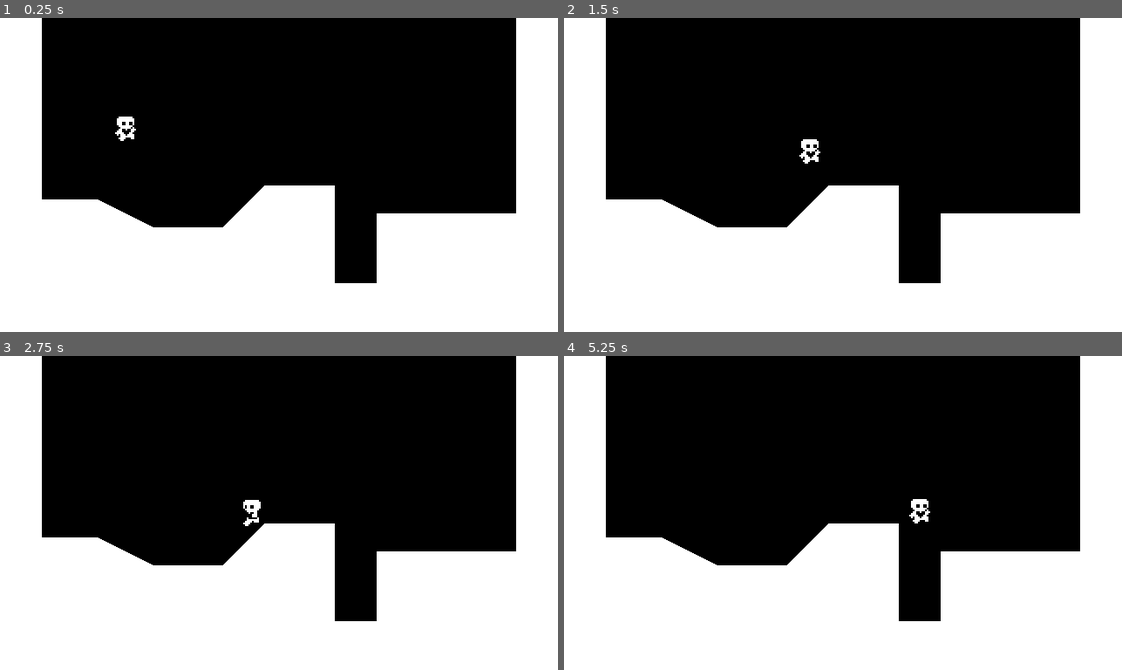
Above: before the commit, frames 1-4 (two rows, left to right).
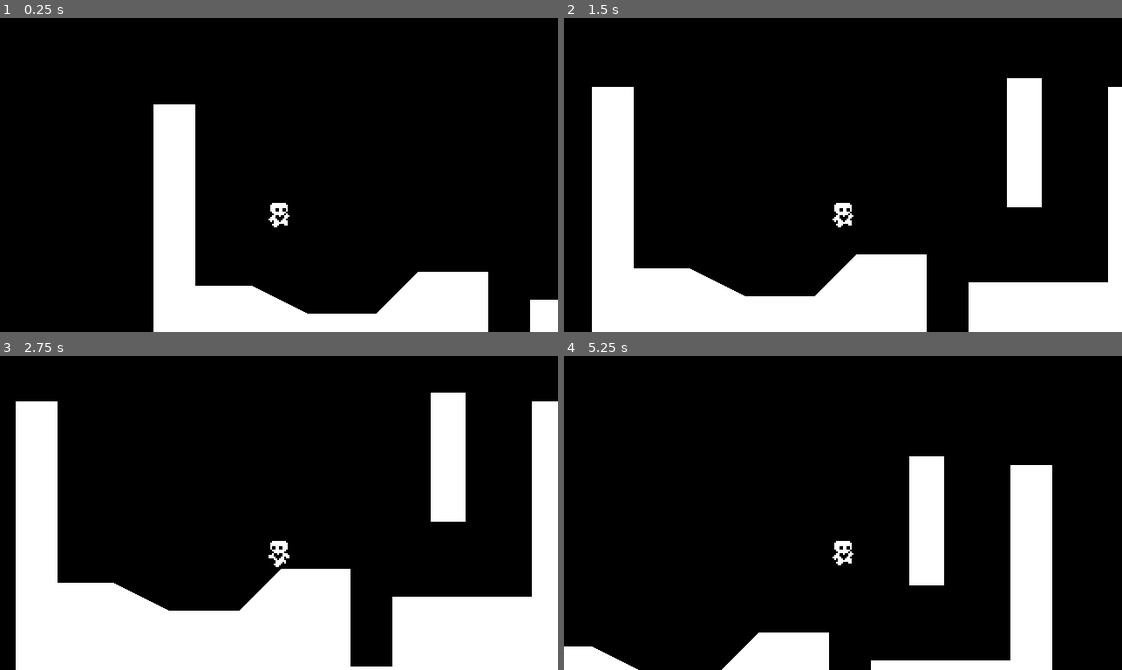
Above: after the commit, the same moments.

Repository: rprav-n/Heart-Platformer-2D-Game
Game: Godot game, scene res://scenes/world/world.tscn
Two runs of this game, one before a commit and one after it. Both use one fixed random seed, a clock stepped at 60 frames per second and the inputs below.
Inputs:
- Up to frame 1 (0.25 s): no input
- Up to frame 2 (1.5 s): hold D (move_right) from 0.53 s (still down); tap Space (jump) at 0.6, 0.77, 1.07, 1.35 s
- Up to frame 3 (2.75 s): tap Space (jump) at 1.52, 1.82, 2.1 s; release D (move_right) at 2.03 s; hold A (move_left) from 2.03 s (still down)
- Up to frame 4 (5.25 s): release A (move_left) at 2.78 s; hold D (move_right) 2.78-4.28 s; tap Space (jump) at 2.85, 3.02, 3.32, 3.6, 3.77, 4.07, 4.35, 4.52, 4.82, 5.1 s; hold A (move_left) 4.28-5.03 s; hold D (move_right) from 5.03 s (still down)

The runs differ from the first frame. In frame 1, 40% of the frame differs, in the area x 0-100%, y 0-100%; in frame 2, 32%; in frame 3, 23%; in frame 4, 45%.

Commit message:
Added double and wall jump

Diff:
--- a/resources/default_movement_data.tres
+++ b/resources/default_movement_data.tres
@@ -6,5 +6,7 @@
 script = ExtResource("1_014ke")
 speed = 80
 jump_speed = -300
-acceleration = 800
+acceleration = 1000
 friction = 1000
+air_resistance = 200
+air_acceleration = 400
--- a/resources/player_movement_data.gd
+++ b/resources/player_movement_data.gd
@@ -7,5 +7,5 @@
 @export var acceleration: int = 800
 @export var friction: int = 1000
 @export var air_resistance: int = 200
-
+@export var air_acceleration: int = 400
 var gravity: int = ProjectSettings.get_setting("physics/2d/default_gravity")
--- a/scenes/player/player.gd
+++ b/scenes/player/player.gd
@@ -7,11 +7,16 @@
 @onready var animated_sprite_2d: AnimatedSprite2D = $AnimatedSprite2D
 @onready var coyote_jump_timer: Timer = $CoyoteJumpTimer
 
+var air_jump: bool = false
+
+
 func _process(delta: float):
 	apply_gravity(delta)
 	handle_jump()
+	handle_wall_jump()
 	var input_axis: float = Input.get_axis("move_left", "move_right")
-	handle_movement(input_axis, delta)
+	handle_accleration(input_axis, delta)
+	handle_air_accleration(input_axis, delta)
 	apply_friction(input_axis, delta)
 	apply_air_resistance(input_axis, delta)
 	update_animation(input_axis)
@@ -27,13 +32,29 @@
 		velocity.y += movement_data.gravity * delta
 
 
+func handle_wall_jump():
+	if not is_on_wall(): return
+	var wall_normal: Vector2 = get_wall_normal()
+	if Input.is_action_just_pressed("move_left") and wall_normal == Vector2.LEFT:
+		velocity.x = wall_normal.x * movement_data.speed
+		velocity.y = movement_data.jump_speed
+	if Input.is_action_just_pressed("move_right") and wall_normal == Vector2.RIGHT:
+		velocity.x = wall_normal.x * movement_data.speed
+		velocity.y = movement_data.jump_speed
+
+
 func handle_jump():
+	if is_on_floor(): air_jump = true
 	if is_on_floor() or coyote_jump_timer.time_left > 0.0:
 		if Input.is_action_just_pressed("jump"):
 			velocity.y = movement_data.jump_speed
 	if not is_on_floor():
 		if Input.is_action_just_released("jump") and velocity.y < movement_data.jump_speed / 2.0:
 			velocity.y = movement_data.jump_speed / 2.0
+
+		if Input.is_action_just_pressed("jump") and air_jump:
+			velocity.y = movement_data.jump_speed * 0.8
+			air_jump = false
 
 
 func apply_air_resistance(input_axis: float, delta: float):
@@ -46,10 +67,17 @@
 		velocity.x = move_toward(velocity.x, 0, movement_data.friction * delta)
 
 
-func handle_movement(input_axis: float, delta: float):
+func handle_accleration(input_axis: float, delta: float):
+	if not is_on_floor():
+		return
 	if input_axis:
 		velocity.x = move_toward(velocity.x, movement_data.speed * input_axis, movement_data.acceleration * delta)
 
+func handle_air_accleration(input_axis: float, delta: float):
+	if is_on_floor():
+		return
+	if input_axis:
+		velocity.x = move_toward(velocity.x, movement_data.speed * input_axis, movement_data.air_acceleration * delta)
 
 func update_animation(input_axis: float):
 	if input_axis:
--- a/scenes/player/player.tscn
+++ b/scenes/player/player.tscn
@@ -99,3 +99,6 @@
 [node name="CoyoteJumpTimer" type="Timer" parent="."]
 wait_time = 0.15
 one_shot = true
+
+[node name="Camera2D" type="Camera2D" parent="."]
+position = Vector2(0, -32)
--- a/scenes/world/world.tscn
+++ b/scenes/world/world.tscn
@@ -1,7 +1,10 @@
-[gd_scene load_steps=3 format=3 uid="uid://5q6ul07f1rdf"]
+[gd_scene load_steps=4 format=3 uid="uid://5q6ul07f1rdf"]
 
 [ext_resource type="Script" path="res://scenes/world/world.gd" id="1_aab02"]
 [ext_resource type="PackedScene" uid="uid://cwnhg5ctft20b" path="res://scenes/player/player.tscn" id="2_uc31h"]
+
+[sub_resource type="RectangleShape2D" id="RectangleShape2D_uol21"]
+size = Vector2(20, 74)
 
 [node name="World" type="Node2D"]
 script = ExtResource("1_aab02")
@@ -17,3 +20,16 @@
 position = Vector2(72, 40)
 floor_constant_speed = true
 floor_snap_length = 5.0
+
+[node name="StaticBody2D2" type="StaticBody2D" parent="."]
+
+[node name="CollisionShape2D" type="CollisionShape2D" parent="StaticBody2D2"]
+position = Vector2(248, 32)
+shape = SubResource("RectangleShape2D_uol21")
+
+[node name="ColorRect" type="ColorRect" parent="StaticBody2D2/CollisionShape2D"]
+offset_left = -10.0
+offset_top = -37.0
+offset_right = 10.0
+offset_bottom = 37.0
+metadata/_edit_use_anchors_ = true
